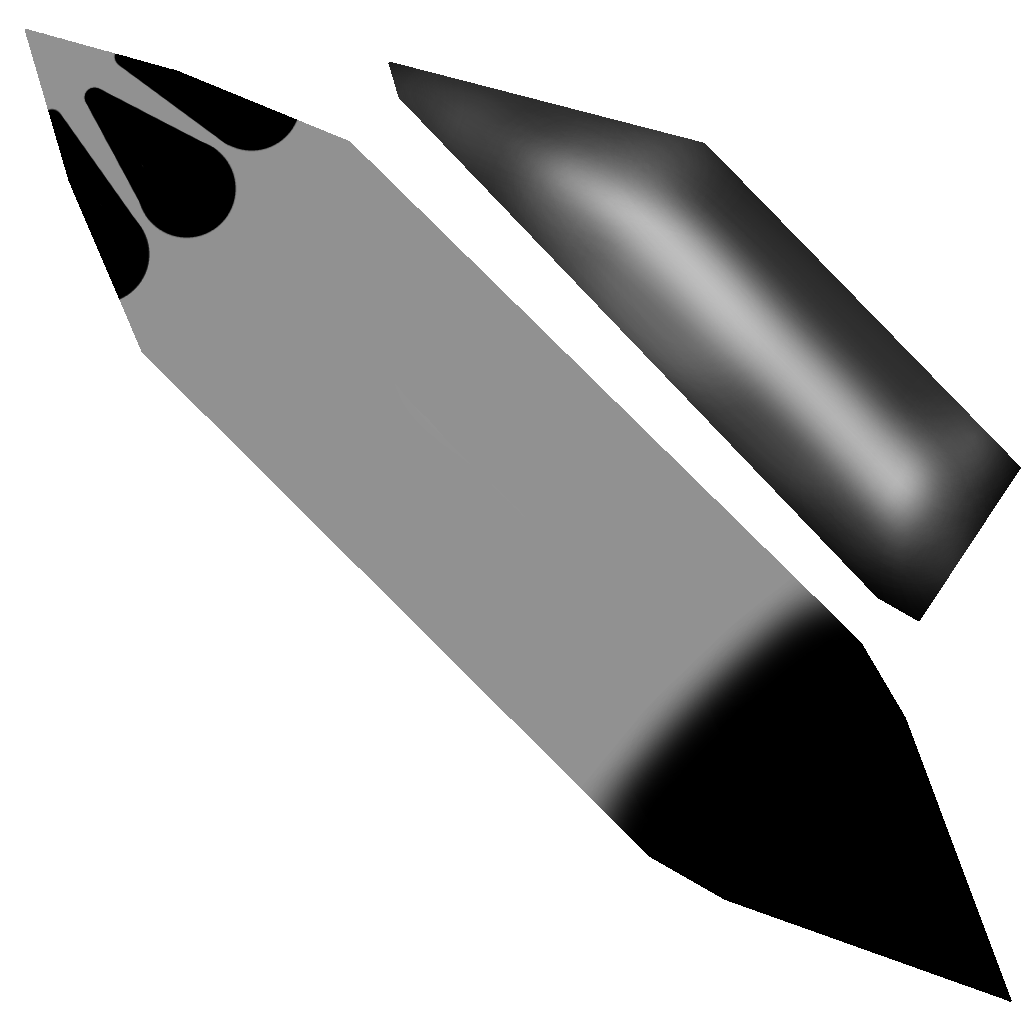
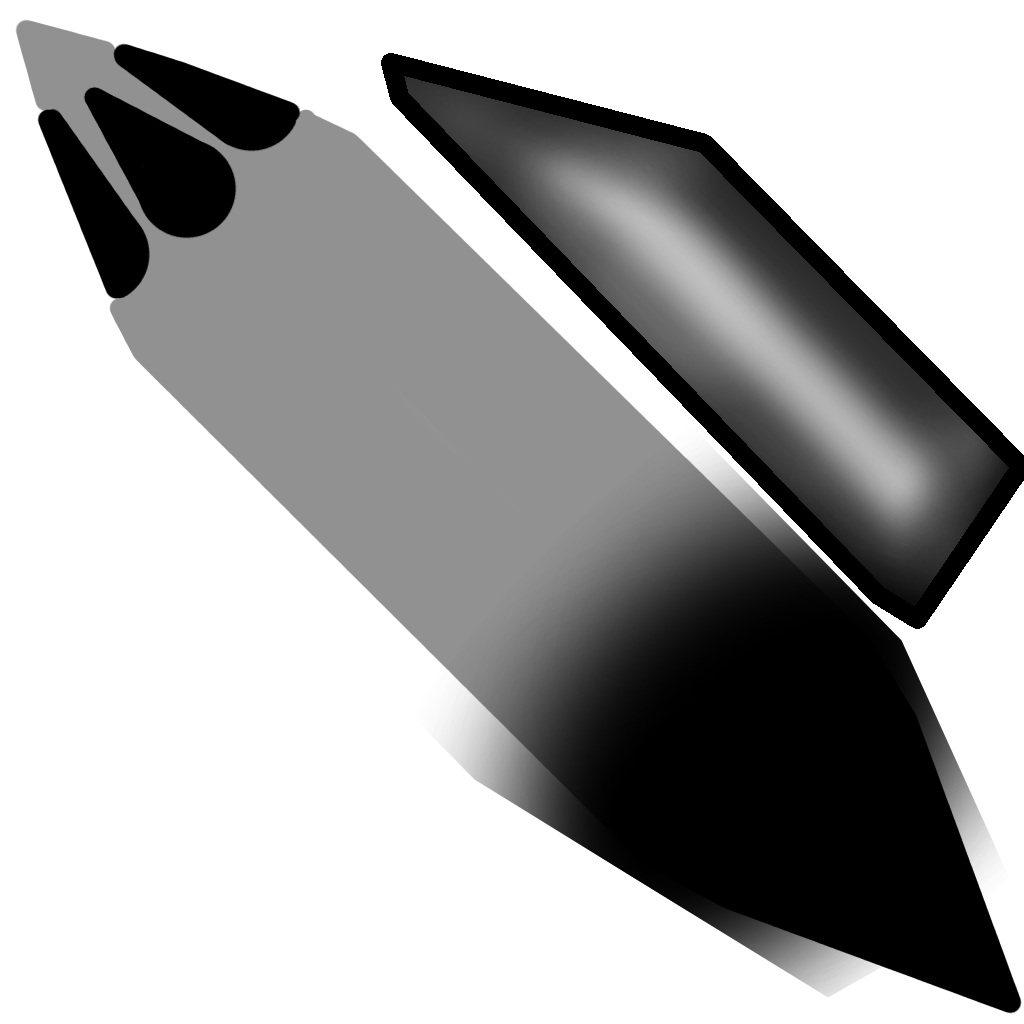
Layered file, before and after one edit (w=1024, h=1024). Changes by layer:
painted on "Layer" over [15, 19, 1024, 1014]
